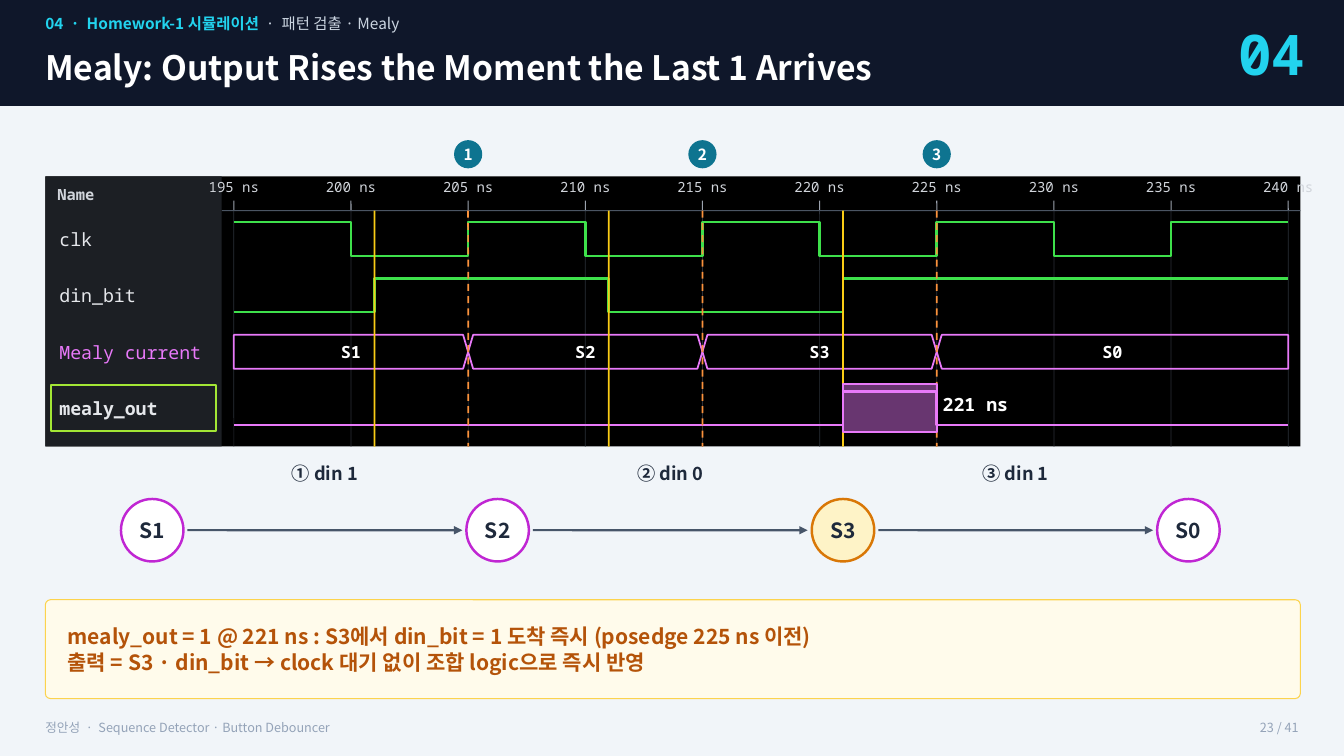
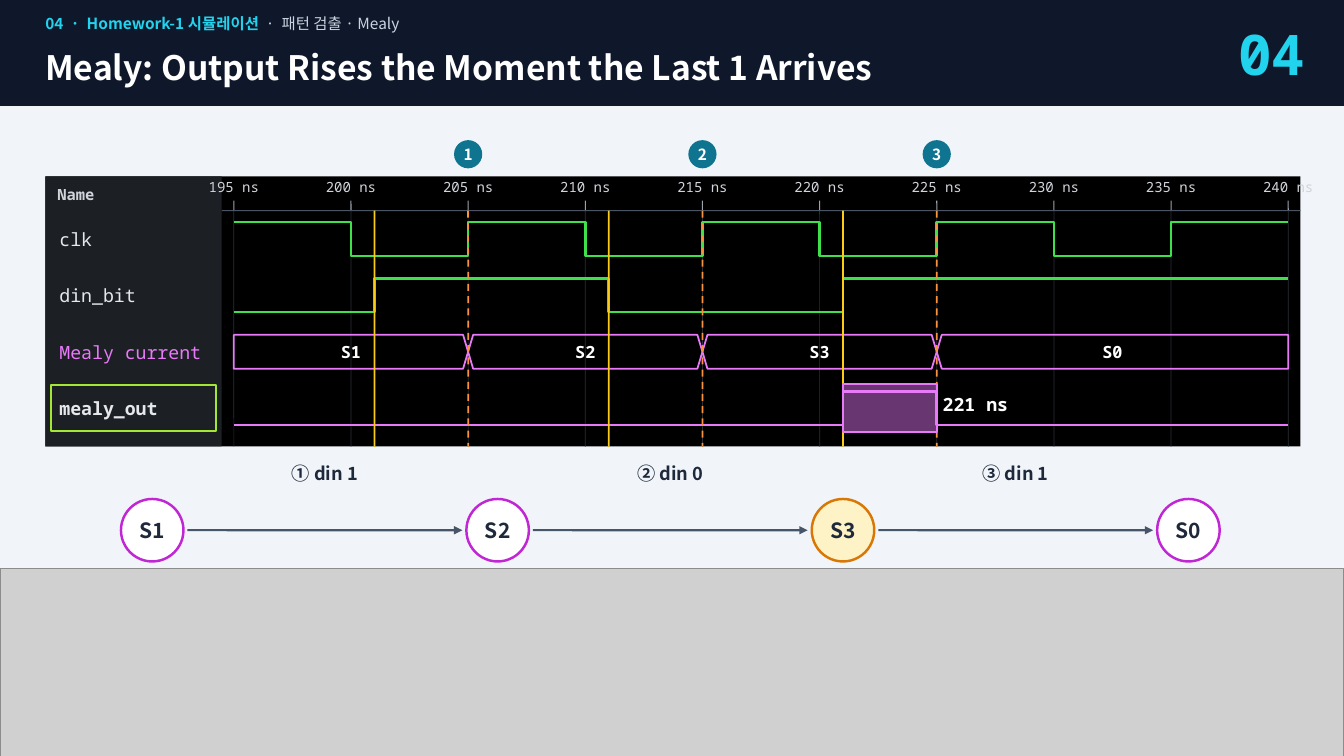
Before and after one commit to kimsacademy1234-max/System_Verilog, a slide deck: slide 16 of homework/1012_debouncer_project/Debouncer_FSM_정안성.pptx (slide 23 before the commit). Drawn at 1344x756 pixels with LibreOffice and Linux fonts; fonts in the diff are those of the drawing; grey boxes stand for pictures. Boxes give left, top, right and bottom in pixels: in the first picture for what was removed or moved away, otherwise in the second. Text is boxed around its words. In the diff, an @@ line names an element or a change of style, - is before the commit and + after.

```diff
--- a/homework/1012_debouncer_project/Debouncer_FSM_정안성.pptx
+++ b/homework/1012_debouncer_project/Debouncer_FSM_정안성.pptx
@@ picture added at [0, 569, 1344, 756] @@
@@ rounded rectangle removed at [45, 600, 1301, 699] @@
@@ text removed at [68, 626, 811, 675] @@
-mealy_out = 1 @ 221 ns : S3에서 din_bit = 1 도착 즉시 (posedge 225 ns 이전)
-출력 = S3 · din_bit → clock 대기 없이 조합 logic으로 즉시 반영
@@ text removed at [45, 722, 329, 735] @@
-정안성 · Sequence Detector · Button Debouncer
@@ text removed at [1260, 723, 1299, 732] @@
-23 / 41
```
Also in this commit, not shown: 7 other slides changed, 7 slides removed, 5 other files.
